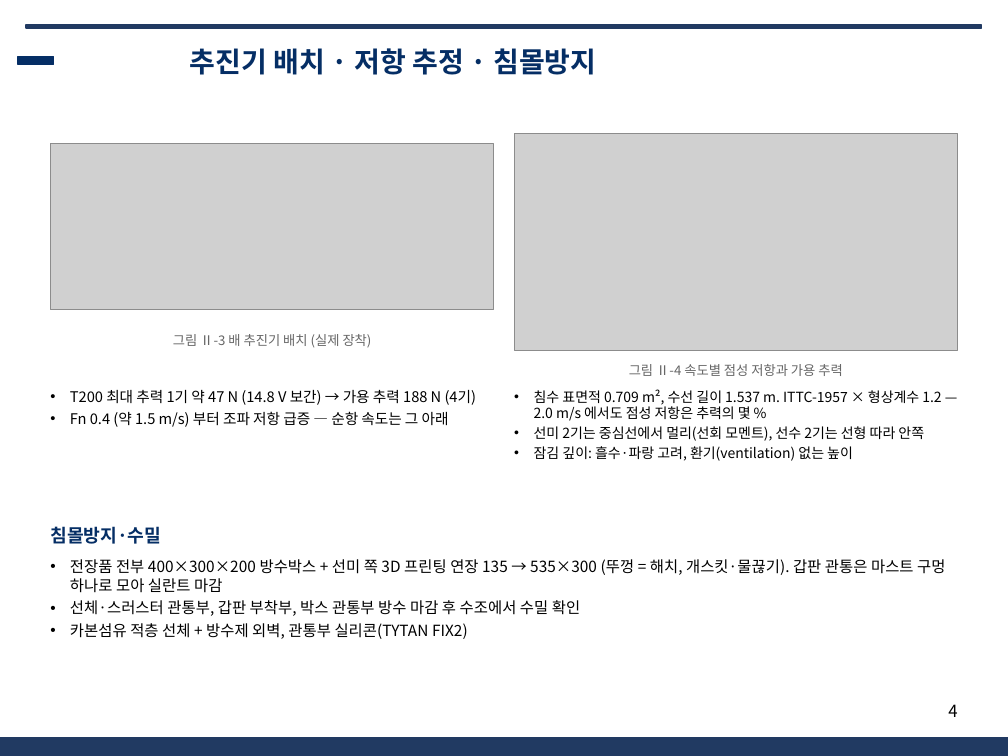
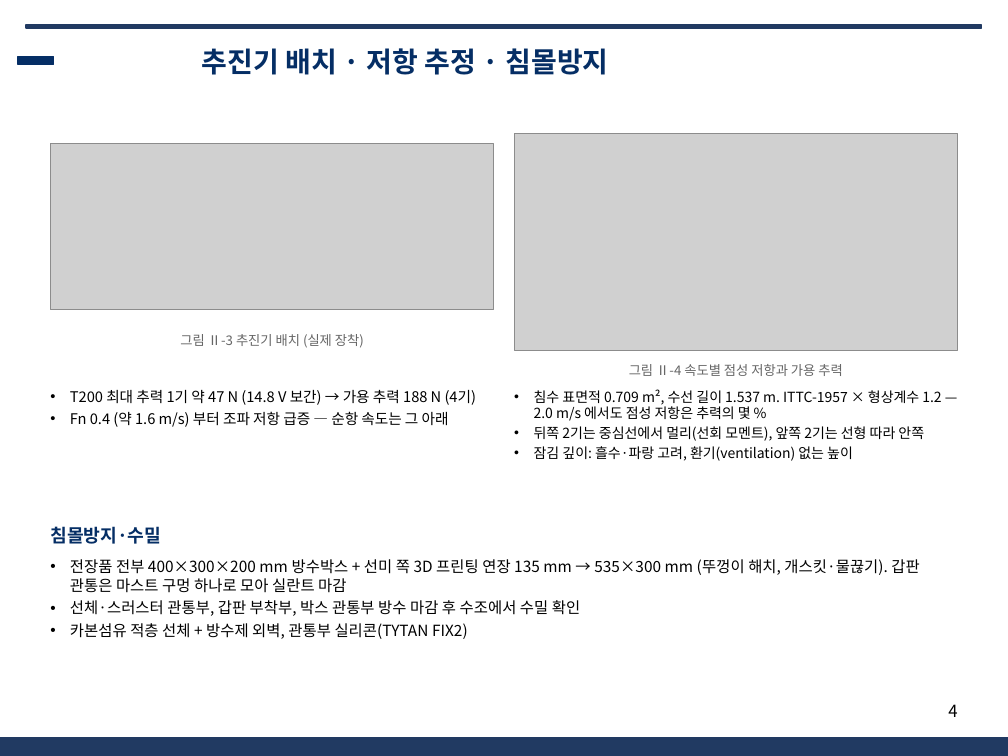
Before and after one commit to unmatsutake377-rgb/ros2_ws, a slide deck: slide 4 of docs/전달용/보고서_분담/발표자료_SSF_B.pptx. Drawn at 1008x756 pixels with LibreOffice and Linux fonts; fonts in the diff are those of the drawing; grey boxes stand for pictures; background and template pictures are left out. Boxes give left, top, right and bottom in pixels: in the first picture for what was removed or moved away, otherwise in the second. Text is boxed around its words. In the diff, an @@ line names an element or a change of style, - is before the commit and + after.

```diff
--- a/docs/전달용/보고서_분담/발표자료_SSF_B.pptx
+++ b/docs/전달용/보고서_분담/발표자료_SSF_B.pptx
@@ title "추진기 배치 · 저항 추정 ...": place and size @@
-title "추진기 배치 · 저항 추정 ..." at [190,48,596,75]
+title "추진기 배치 · 저항 추정 ..." at [202,48,608,75]
@@ text at [180,334,364,348]: text changed @@
-그림 Ⅱ-3 배 추진기 배치 (실제 장착)
+그림 Ⅱ-3 추진기 배치 (실제 장착)
@@ text at [70,411,449,427]: text changed @@
-• Fn 0.4 (약 1.5 m/s) 부터 조파 저항 급증 — 순항 속도는 그 아래
+• Fn 0.4 (약 1.6 m/s) 부터 조파 저항 급증 — 순항 속도는 그 아래
@@ text at [534,426,924,441]: text changed @@
-• 선미 2기는 중심선에서 멀리(선회 모멘트), 선수 2기는 선형 따라 안쪽
+• 뒤쪽 2기는 중심선에서 멀리(선회 모멘트), 앞쪽 2기는 선형 따라 안쪽
@@ text at [70,559,919,593]: text changed @@
-• 전장품 전부 400×300×200 방수박스 + 선미 쪽 3D 프린팅 연장 135 → 535×300 (뚜껑 = 해치, 개스킷·물끊기). 갑판 관통은 마스트 구멍 하나로 모아 실란트 마감
+• 전장품 전부 400×300×200 mm 방수박스 + 선미 쪽 3D 프린팅 연장 135 mm → 535×300 mm (뚜껑이 해치, 개스킷·물끊기). 갑판 관통은 마스트 구멍 하나로 모아 실란트 마감
```
Also in this commit, not shown: 10 other slides changed, 6 other files.
